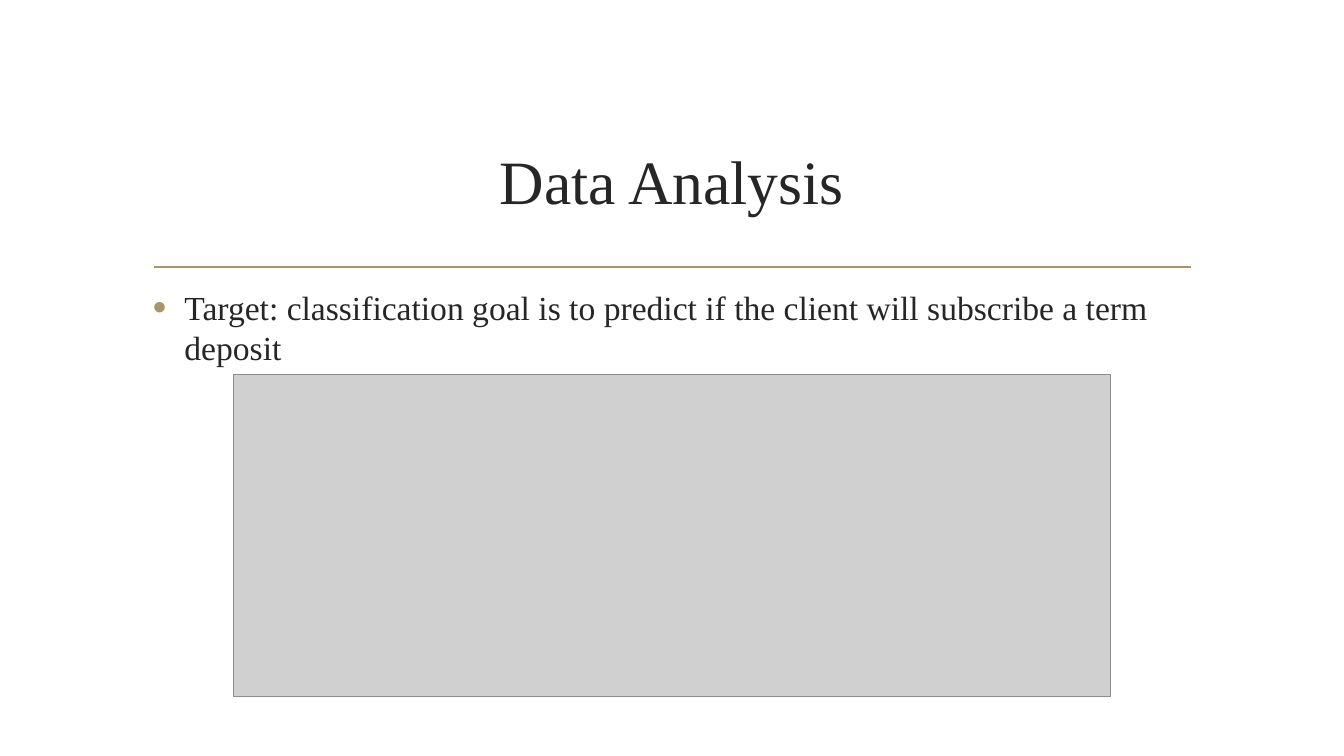
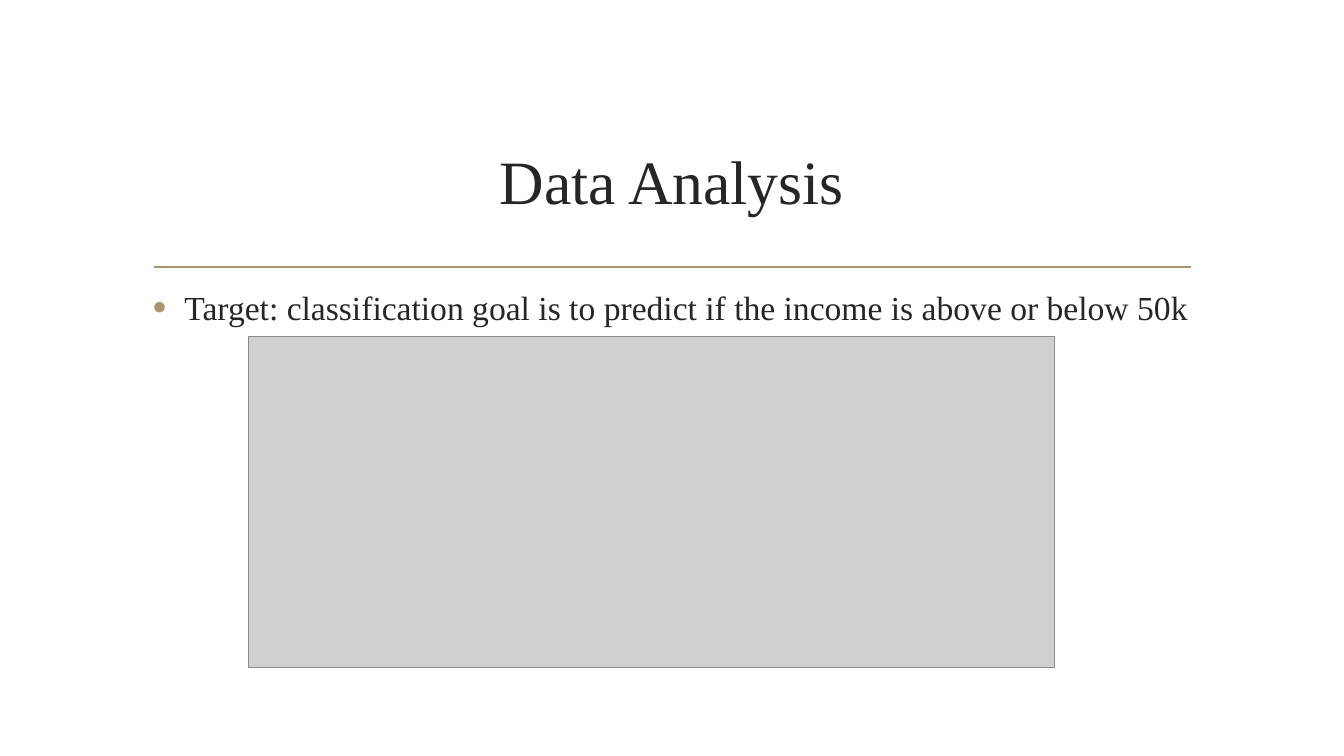
Before and after one commit to Kandarp94/GAMA-Training, a slide deck: slide 2 of Bank Marketing Dataset.pptx. Drawn at 1344x756 pixels with LibreOffice and Linux fonts; fonts in the diff are those of the drawing; grey boxes stand for pictures; background and template pictures are left out. Boxes give left, top, right and bottom in pixels: in the first picture for what was removed or moved away, otherwise in the second. Text is boxed around its words. In the diff, an @@ line names an element or a change of style, - is before the commit and + after.

```diff
--- a/Bank Marketing Dataset.pptx
+++ b/Bank Marketing Dataset.pptx
@@ text at [184, 296, 1187, 327]: text changed @@
-• Target: classification goal is to predict if the client will subscribe a term deposit
+• Target: classification goal is to predict if the income is above or below 50k
@@ picture: place and size @@
-picture at [233, 375, 1111, 697]
+picture at [248, 337, 1055, 667]
```
Also in this commit, not shown: 5 other slides changed, 1 slide added, 2 slides removed.
